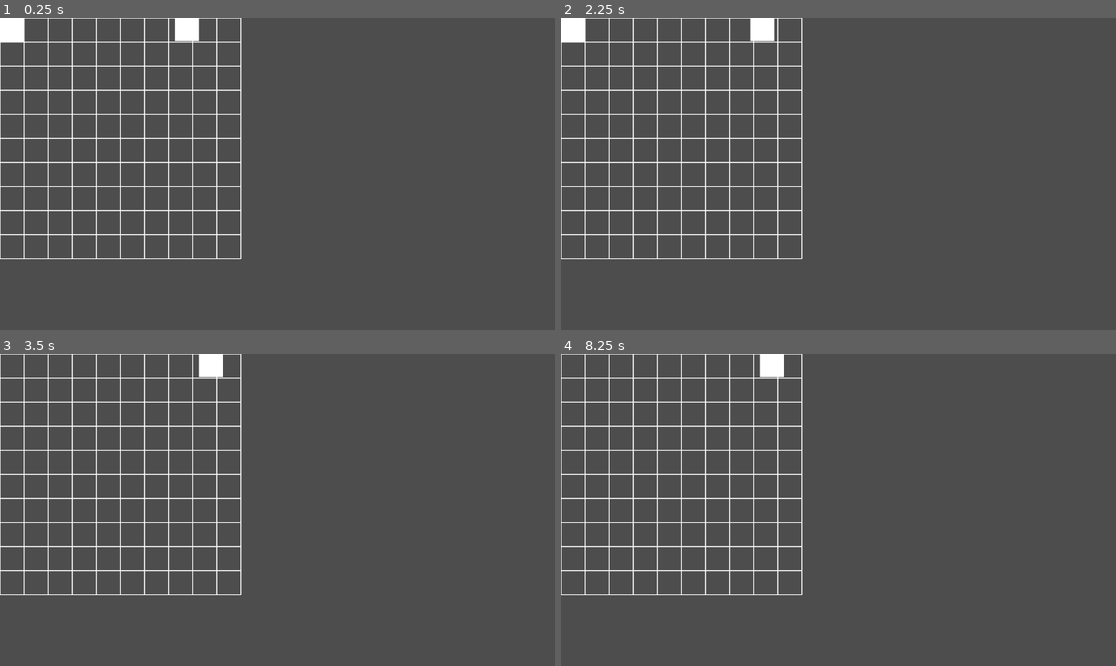
Above: before the commit, frames 1-4 (two rows, left to right).
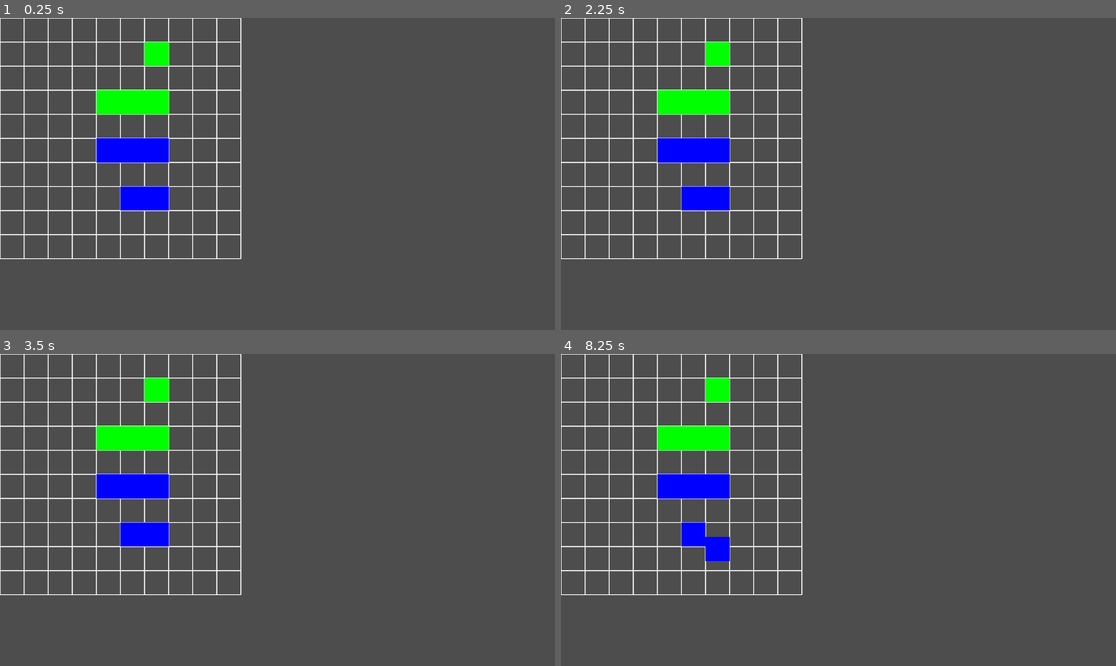
Above: after the commit, the same moments.

Repository: QuaaDev/Proyecto4x
Game: Godot game, scene res://Escenas/Experimentando cosas/game.tscn
Two runs of this game, one before a commit and one after it. Both use one fixed random seed, a clock stepped at 60 frames per second and the inputs below.
Inputs (mouse positions are in pixels of both pictures, inside the frame that each line leads up to):
- Up to frame 1 (0.25 s): no input
- Up to frame 2 (2.25 s): tap Enter at 0.5, 2 s; move the mouse to (683, 136) at 0.52 s; hold Right 0.53-1.28 s; click (683, 136) at 0.67 s; tap Space at 1.25 s; move the mouse to (749, 30) at 1.27 s; hold Down 1.28-2.03 s; click (749, 30) at 1.42 s; move the mouse to (572, 30) at 2.02 s; hold Right from 2.03 s (still down); click (572, 30) at 2.17 s
- Up to frame 3 (3.5 s): tap Space at 2.75 s; move the mouse to (249, 572) at 2.77 s; release Right at 2.78 s; hold Up from 2.78 s (still down); click (249, 572) at 2.92 s
- Up to frame 4 (8.25 s): tap Enter at 3.5 s; move the mouse to (1005, 556) at 3.52 s; release Up at 3.53 s; hold Left 3.53-5.03 s; click (1005, 556) at 3.67 s; tap Space at 4.25 s; move the mouse to (672, 463) at 4.27 s; click (672, 463) at 4.42 s; move the mouse to (866, 510) at 5.02 s; hold Down 5.03-5.78 s; click (866, 510) at 5.17 s; move the mouse to (755, 432) at 5.77 s; hold Right 5.78-6.53 s; click (755, 432) at 5.92 s; move the mouse to (960, 494) at 6.52 s; hold Up 6.53-7.28 s; click (960, 494) at 6.67 s; move the mouse to (727, 525) at 7.27 s; hold Right 7.28-8.03 s; click (727, 525) at 7.42 s; move the mouse to (894, 441) at 8.02 s; hold Down from 8.03 s (still down); click (894, 441) at 8.17 s

The runs differ from the first frame. In frame 1, 3.7% of the frame differs, in the area x 0-36%, y 0-62%; in frame 2, 3.7%, in the area x 0-39%, y 0-62%; in frame 3, 3.4%; in frame 4, 3.4%.

Commit message:
Se agrega al arquero
Se agrega al arquero y se aumenta la modularidad de soldado y arquero

Diff:
--- /dev/null
+++ b/Escenas/Experimentando cosas/arquero_basico.tscn
@@ -0,0 +1,40 @@
+[gd_scene load_steps=3 format=3 uid="uid://cknbjoq8ed00x"]
+
+[ext_resource type="Script" uid="uid://c7pktjvxm0r0b" path="res://Scripts/Experimentando Cosas/soldado_basico.gd" id="1_17s63"]
+
+[sub_resource type="RectangleShape2D" id="RectangleShape2D_17s63"]
+size = Vector2(49, 49)
+
+[node name="arquero_basico" type="StaticBody2D"]
+script = ExtResource("1_17s63")
+vida = 5
+ataque = 3
+armadura = 0
+rango_ataque = 3
+cd_ataque_variable = 0.5
+metadata/_custom_type_script = "uid://c7pktjvxm0r0b"
+
+[node name="ColorRect" type="ColorRect" parent="."]
+offset_right = 50.0
+offset_bottom = 50.0
+mouse_filter = 2
+
+[node name="CollisionShape2D" type="CollisionShape2D" parent="."]
+position = Vector2(25, 25)
+shape = SubResource("RectangleShape2D_17s63")
+
+[node name="DetectarEnemigo" type="RayCast2D" parent="."]
+position = Vector2(25, 25)
+target_position = Vector2(0, -30)
+collision_mask = 0
+
+[node name="cd_ataque" type="Timer" parent="."]
+one_shot = true
+
+[node name="animacion_recibir_daño" type="Timer" parent="."]
+wait_time = 0.05
+one_shot = true
+
+[connection signal="input_event" from="." to="." method="_on_input_event"]
+[connection signal="timeout" from="cd_ataque" to="." method="cd_ataque_timeout"]
+[connection signal="timeout" from="animacion_recibir_daño" to="." method="_on_animacion_recibir_daño_timeout"]
--- a/Escenas/Experimentando cosas/game.tscn
+++ b/Escenas/Experimentando cosas/game.tscn
@@ -1,16 +1,42 @@
-[gd_scene load_steps=4 format=3 uid="uid://xeg5gmipk5er"]
+[gd_scene load_steps=5 format=3 uid="uid://xeg5gmipk5er"]
 
 [ext_resource type="PackedScene" uid="uid://copb7vtbdp31c" path="res://Escenas/Experimentando cosas/grid.tscn" id="1_cin0t"]
 [ext_resource type="Script" uid="uid://ctwe8v6yfbacn" path="res://Scripts/Experimentando Cosas/administrador_soldados.gd" id="1_nvkqg"]
-[ext_resource type="PackedScene" uid="uid://bjgvm28n1ejt4" path="res://Escenas/Experimentando cosas/player_a.tscn" id="2_nvkqg"]
+[ext_resource type="PackedScene" uid="uid://bjgvm28n1ejt4" path="res://Escenas/Experimentando cosas/soldado_basico.tscn" id="2_nvkqg"]
+[ext_resource type="PackedScene" uid="uid://cknbjoq8ed00x" path="res://Escenas/Experimentando cosas/arquero_basico.tscn" id="4_p35v7"]
 
 [node name="Game" type="Node2D"]
 script = ExtResource("1_nvkqg")
 
 [node name="Grid" parent="." instance=ExtResource("1_cin0t")]
 
-[node name="PlayerA2" parent="Grid" instance=ExtResource("2_nvkqg")]
-position = Vector2(363, -2)
+[node name="Enemigo0" parent="Grid" instance=ExtResource("2_nvkqg")]
+position = Vector2(250, 150)
 aliado = false
 
-[node name="PlayerA" parent="Grid" instance=ExtResource("2_nvkqg")]
+[node name="Enemigo1" parent="Grid" instance=ExtResource("2_nvkqg")]
+position = Vector2(300, 150)
+aliado = false
+
+[node name="Enemigo2" parent="Grid" instance=ExtResource("2_nvkqg")]
+position = Vector2(200, 150)
+aliado = false
+
+[node name="Aliado0" parent="Grid" instance=ExtResource("2_nvkqg")]
+position = Vector2(200, 250)
+
+[node name="Aliado1" parent="Grid" instance=ExtResource("2_nvkqg")]
+position = Vector2(250, 250)
+
+[node name="Aliado2" parent="Grid" instance=ExtResource("2_nvkqg")]
+position = Vector2(300, 250)
+
+[node name="arquero_basico" parent="Grid" instance=ExtResource("4_p35v7")]
+position = Vector2(300, 350)
+
+[node name="arquero_basico2" parent="Grid" instance=ExtResource("4_p35v7")]
+position = Vector2(250, 350)
+
+[node name="arquero_enemigo" parent="Grid" instance=ExtResource("4_p35v7")]
+position = Vector2(300, 50)
+aliado = false
--- a/Escenas/Experimentando cosas/player_a.tscn
+++ b/Escenas/Experimentando cosas/soldado_basico.tscn
@@ -1,11 +1,11 @@
 [gd_scene load_steps=3 format=3 uid="uid://bjgvm28n1ejt4"]
 
-[ext_resource type="Script" uid="uid://c7pktjvxm0r0b" path="res://Scripts/Experimentando Cosas/player_a.gd" id="1_vs64r"]
+[ext_resource type="Script" uid="uid://c7pktjvxm0r0b" path="res://Scripts/Experimentando Cosas/soldado_basico.gd" id="1_vs64r"]
 
 [sub_resource type="RectangleShape2D" id="RectangleShape2D_6wfbj"]
 size = Vector2(49, 49)
 
-[node name="PlayerA" type="StaticBody2D"]
+[node name="soldado_basico" type="StaticBody2D"]
 collision_layer = 0
 collision_mask = 0
 input_pickable = true
@@ -28,5 +28,10 @@
 [node name="cd_ataque" type="Timer" parent="."]
 one_shot = true
 
+[node name="animacion_recibir_daño" type="Timer" parent="."]
+wait_time = 0.05
+one_shot = true
+
 [connection signal="input_event" from="." to="." method="_on_input_event"]
 [connection signal="timeout" from="cd_ataque" to="." method="cd_ataque_timeout"]
+[connection signal="timeout" from="animacion_recibir_daño" to="." method="_on_animacion_recibir_daño_timeout"]
--- a/Scripts/Experimentando Cosas/player_a.gd
+++ b/Scripts/Experimentando Cosas/soldado_basico.gd
@@ -1,9 +1,10 @@
 extends StaticBody2D
-
+class_name soldado_basico
 #----------Referencias--------------
 @onready var nodo_administrador = self.get_parent().get_parent() #Referencia al nodo administrador
 @onready var detectar_enemigo: RayCast2D = $DetectarEnemigo
 @onready var cd_ataque: Timer = $cd_ataque
+@onready var animacion_recibir_daño: Timer = $animacion_recibir_daño
 
 #----------Referencias--------------
 var estoy_seleccionado := false
@@ -11,29 +12,40 @@
 var direction := Vector2.ZERO
 var cell_size := 50 #Tamaño de la cuadricula sobre la cual nos queremos mover
 var is_moving := false
+var color_original : Color
 @export var aliado := true
 @export var vida : int = 10
 @export var ataque : int = 5
 @export var armadura : int = 2
+@export var rango_ataque : int = 1
+@export var cd_ataque_variable : float = 1.0
 
 func _ready() -> void:
+	input_pickable = true #Hace que siempre sea seleccionado por el mouse
 	#Cambia el collision_layer para diferenciar aliados de enemigos
 	#Cambia la collision_mask para detectar siempre a los enemigos de su bando
-	#Cambia la direccion a la que apunta el raycast segun el bando
+	#Cambia la direccion a la que apunta el raycast segun el bando junto a su rango con la siguiente formula
+	#(tamaño de las celdas * cantidad de celdas que puede atacar)
+	#Cambia el color del canvas
+	#Almacena su color original
 	if aliado:
 		collision_layer = 1
 		detectar_enemigo.collision_mask = 2
-		detectar_enemigo.target_position = Vector2(0,-30)
+		detectar_enemigo.target_position = Vector2(0,-(cell_size*rango_ataque))
+		modulate = Color("Blue")
+		color_original = Color("Blue")
 	else:
 		collision_layer = 2
 		detectar_enemigo.collision_mask = 1
-		detectar_enemigo.target_position = Vector2(0,30)
+		detectar_enemigo.target_position = Vector2(0,(cell_size*rango_ataque))
+		modulate = Color("Green")
+		color_original = Color("Green")
 
 func _physics_process(delta):
 	#Si el raycast detecta una colision y el ataque esta disponible, ejecuta el ataque
 	if detectar_enemigo.is_colliding():
 		detectar_enemigo.enabled = false
-		cd_ataque.start()
+		cd_ataque.start(cd_ataque_variable)
 		detectar_enemigo.get_collider().perder_vida(ataque)
 
 func _on_input_event(_viewport: Node, event: InputEvent, _shape_idx: int) -> void:
@@ -81,7 +93,9 @@
 	if daño <= 0: #Si el daño es menor a 1, siempre recibe 1 de daño
 		daño_a_recibir = 1
 	set_vida(vida - daño_a_recibir) #Aplica el daño
-	print(vida)
+	modulate = Color("Red") #Coloca el color rojo para informar que recibio daño
+	animacion_recibir_daño.start()
+	#print(vida)
 
 #--------------------Get y Set-------------------
 
@@ -119,3 +133,7 @@
 func cd_ataque_timeout() -> void:
 	#Al acabar el cd activa el raycast para realizar ataques
 	detectar_enemigo.enabled = true
+
+
+func _on_animacion_recibir_daño_timeout() -> void:
+	modulate = color_original
Renamed: Scripts/Experimentando Cosas/player_a.gd.uid -> Scripts/Experimentando Cosas/soldado_basico.gd.uid
